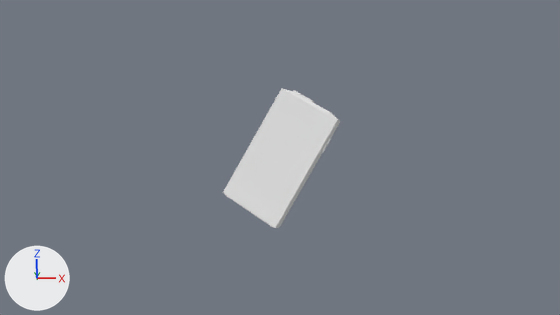
One commit to the Blender file Assets/Models/Products/products.blend: the scene before it, then after it.
Rendered twice from the file's camera 'Camera'. Lighting does not change. The marker at lower left points along +X, +Y and +Z. The same objects are shown in both versions, whatever each file hides.

The first picture shows 'Smartphone'.
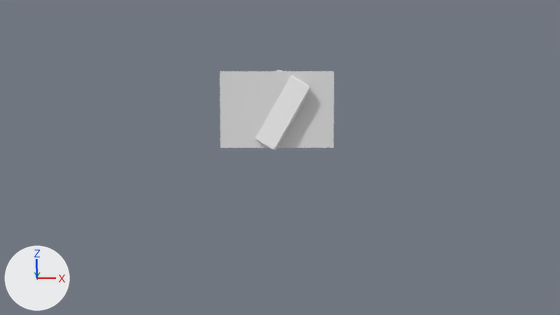
Where the newer file only moved an object's origin or applied its transform, the numbers keep the older frame.

Changed parts and their boxes [x1, y1, x2, y2] in the pictures (560 x 315 px):
'Smartphone', reshaped, moved, turned, rescaled: before [223, 88, 340, 228]; after [255, 70, 311, 150]
'Browser', added: after [220, 71, 334, 148]

What the commit changed:
Material 'Browser' (mat_browser) is new.
Its base color is (0.8, 0.8, 0.8) (white #e7e7e7).
me_cube_001 has 58 vertices, 45 faces and spans x -1.02..1.08, y -1.06..1.05, z -1.0..1.0.
me_cube_001 is used by ob_smartphone; location (0.04, -5.96, -0.56); rotation (1.089, -1.052, 0.0), in degrees (62, -60, 0); scale (0.81, 0.465, 0.0579).
me_cube_001 part 1: the whole mesh is multiplied about the mesh origin by the matrix ((0.401, -0.358, -0.023), (0.0, 0.215, -0.051), (0.704, 0.204, 0.013)).
Mesh me_plane is new.
It is a box spanning x -1.3..1.3, y 0.0..0.02, z -0.87..0.87.
It uses material mat_browser (its picture is missing).
Object 'Smartphone' (ob_smartphone) turns from (62, -60, 0) to (0, 0, 0) degrees about x, y and z.
Object 'Smartphone' (ob_smartphone) is rescaled from (0.81, 0.465, 0.0579) to (1.0, 1.0, 1.0).
Object 'Smartphone' (ob_smartphone) moves from (0.04, -5.96, -0.56) to (0.0, 0.0, 0.0).
Object 'Browser' (ob_browser) is new; it shows me_plane.
Its location is (0.0, 0.0, 0.0).
